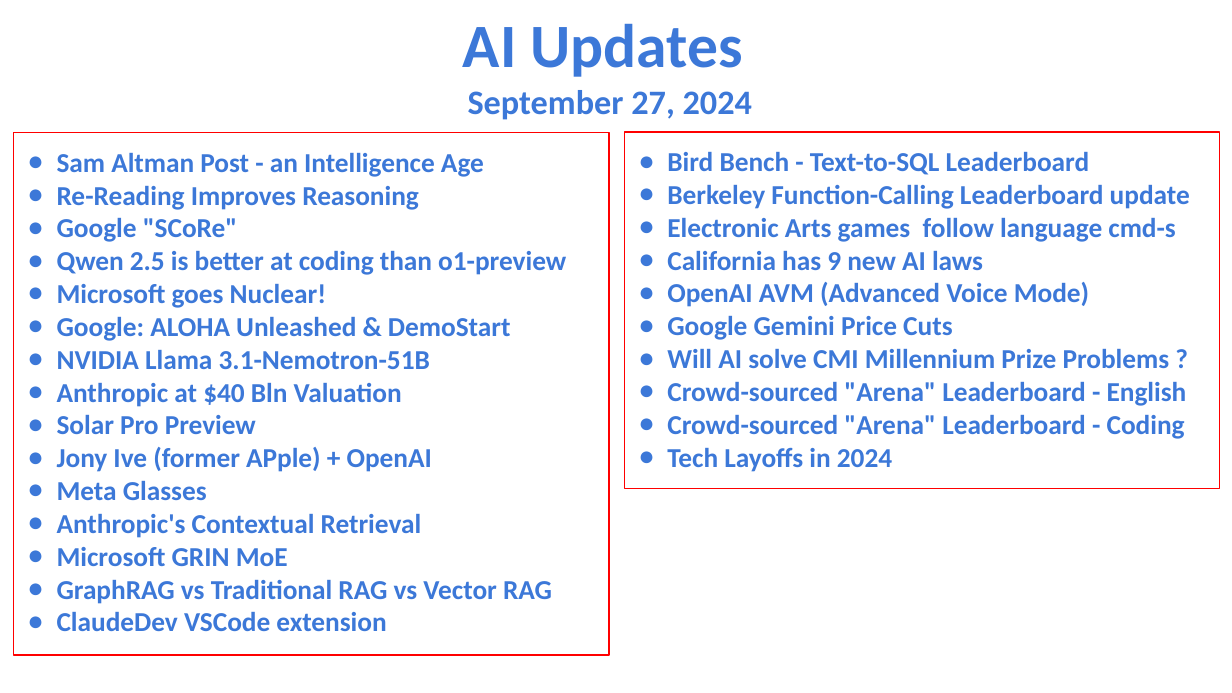
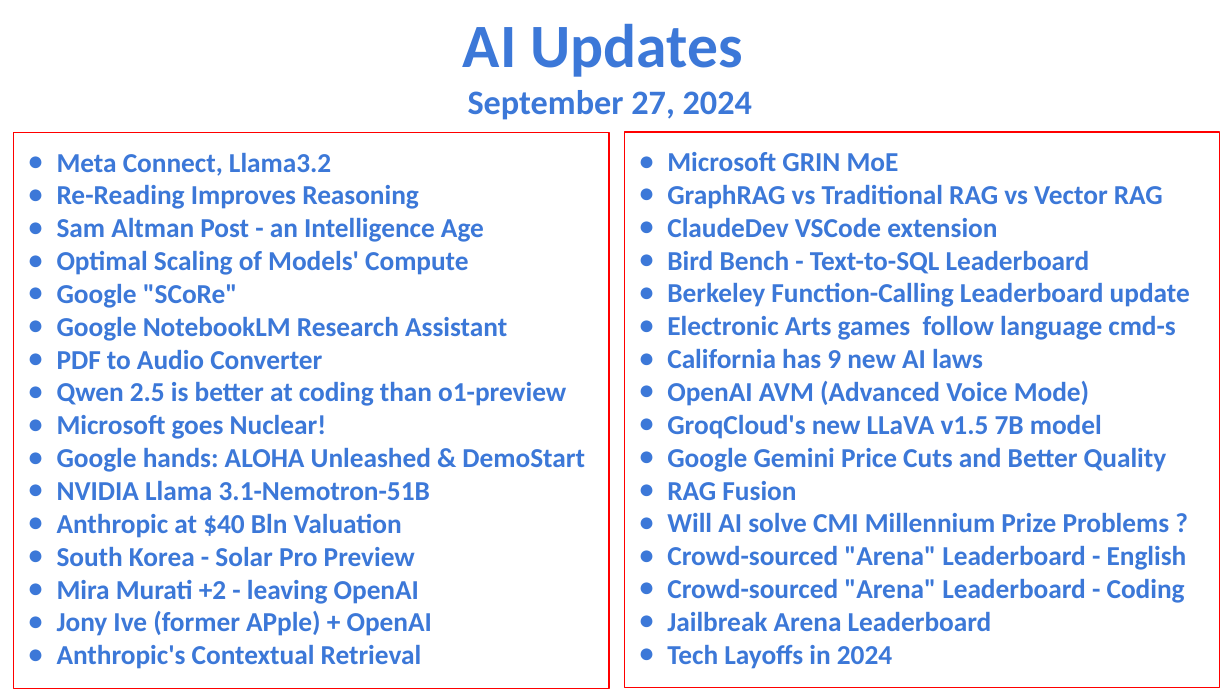
Before and after one commit to lselector/seminar, a slide deck: slide 1 of 2024/2024-09-27-AI-Updates.pptx. Drawn at 1232x693 pixels with LibreOffice and Linux fonts; fonts in the diff are those of the drawing. Boxes give left, top, right and bottom in pixels: in the first picture for what was removed or moved away, otherwise in the second. Text is boxed around its words. In the diff, an @@ line names an element or a change of style, - is before the commit and + after.

```diff
--- a/2024/2024-09-27-AI-Updates.pptx
+++ b/2024/2024-09-27-AI-Updates.pptx
@@ rectangle "Meta Connect, Llama3.2": place and size @@
-rectangle "Meta Connect, Llama3.2" at (14, 133, 609, 655)
+rectangle "Meta Connect, Llama3.2" at (14, 133, 609, 689)
@@ rectangle "Microsoft GRIN MoE": place and size @@
-rectangle "Microsoft GRIN MoE" at (625, 132, 1220, 489)
+rectangle "Microsoft GRIN MoE" at (625, 132, 1220, 687)
@@ text in rectangle at (57, 153, 419, 209): paragraphs added @@
+● Meta Connect, Llama3.2
+● Re-Reading Improves Reasoning
@@ text in rectangle at (667, 152, 1163, 237): paragraphs added @@
+● Microsoft GRIN MoE
+● GraphRAG vs Traditional RAG vs Vector RAG
+● ClaudeDev VSCode extension
@@ text in rectangle at (57, 251, 468, 275): text changed @@
-● Re-Reading Improves Reasoning
+● Optimal Scaling of Models' Compute
@@ text in rectangle at (57, 317, 507, 369): paragraphs added @@
+● Google NotebookLM Research Assistant
+● PDF to Audio Converter
@@ text in rectangle at (667, 415, 1167, 500): text changed @@
-● Google Gemini Price Cuts
+● GroqCloud's new LLaVA v1.5 7B model
+● Google Gemini Price Cuts and Better Quality
+● RAG Fusion
@@ text in rectangle at (57, 448, 585, 472): text changed @@
-● Google: ALOHA Unleashed & DemoStart
+● Google hands: ALOHA Unleashed & DemoStart
@@ text in rectangle at (57, 481, 207, 500): paragraph removed @@
-● Meta Glasses
@@ text in rectangle at (57, 547, 419, 604): text changed @@
-● Solar Pro Preview
+● South Korea - Solar Pro Preview
+● Mira Murati +2 - leaving OpenAI
@@ text in rectangle at (57, 547, 552, 631): paragraphs removed @@
-● Microsoft GRIN MoE
-● GraphRAG vs Traditional RAG vs Vector RAG
-● ClaudeDev VSCode extension
@@ text in rectangle at (667, 612, 992, 631): paragraph added @@
+● Jailbreak Arena Leaderboard
```
Also in this commit, not shown: 4 other slides changed, 6 slides added, 1 slide removed.
